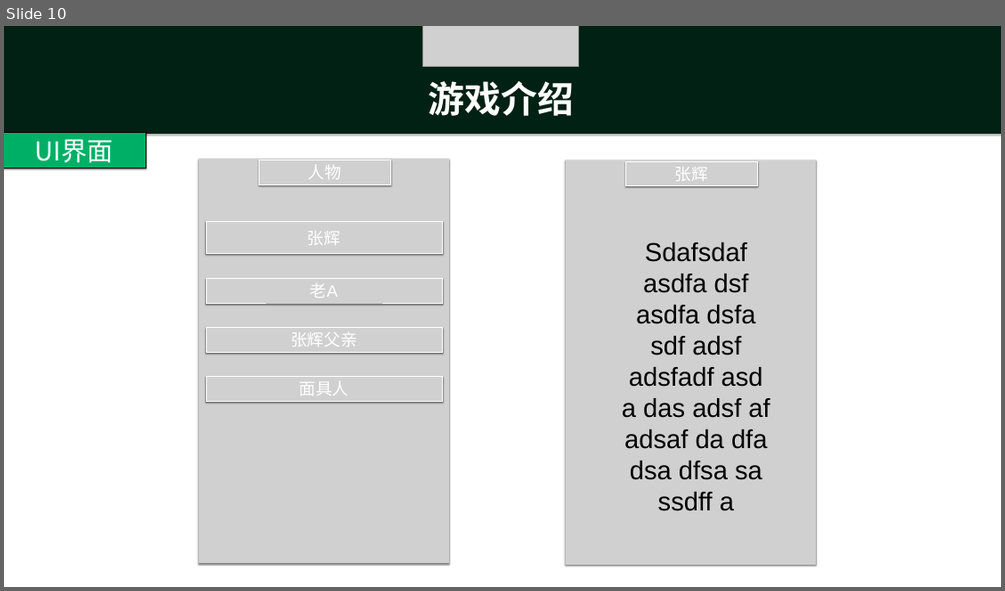
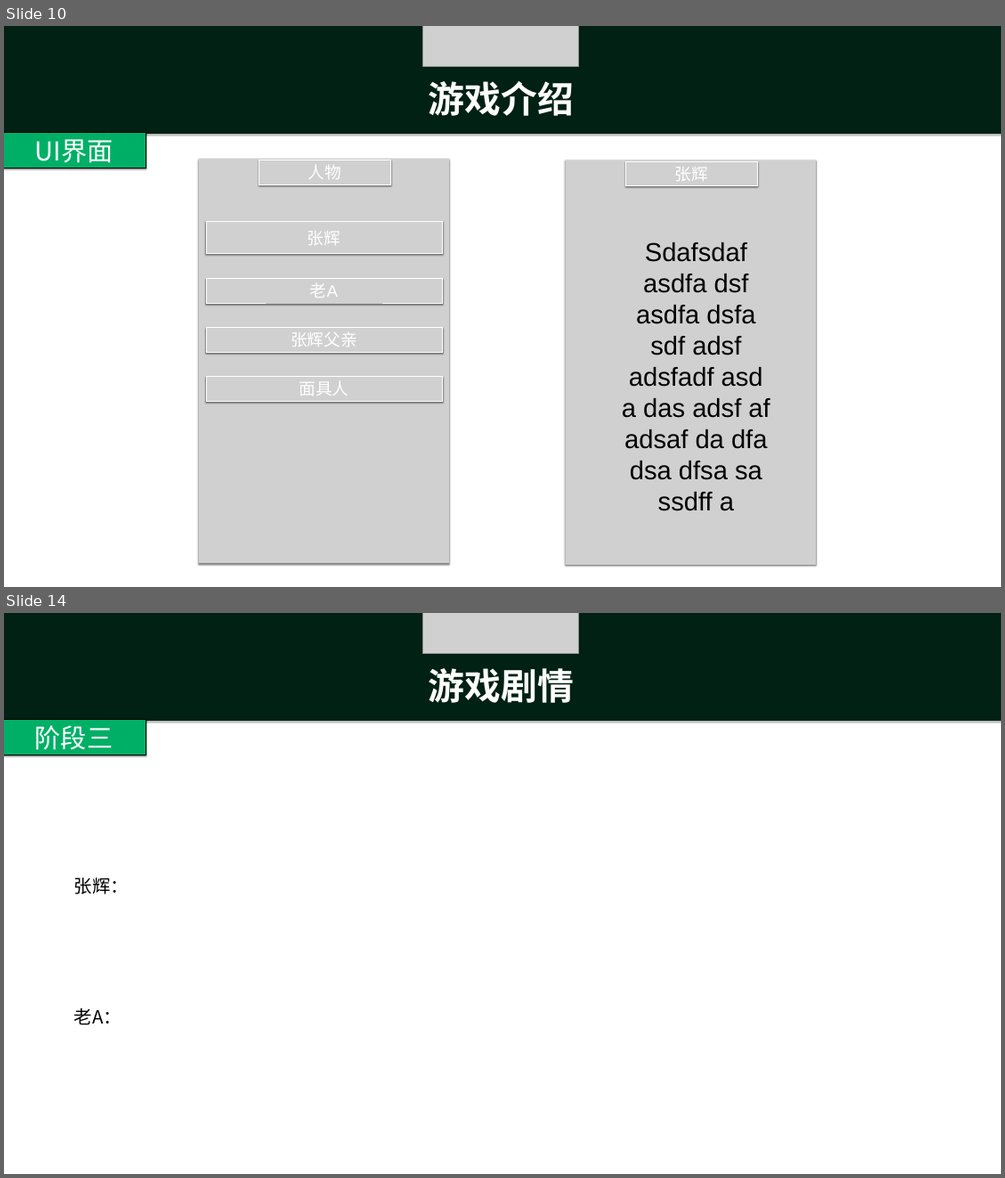
Before and after one commit to ThreePeopleGame/Death, a slide deck: 游戏内容/文字游戏新故事.pptx. Shown one above the other, each under a label of ours: slide 10 before the commit, slides 10 and 14 after it; the slides between them are not shown. The pictures are 1005x591 and 1005x1178 pixels, drawn with LibreOffice and Linux fonts; fonts in the diff are those of the drawing; grey boxes stand for pictures. Boxes give left, top, right and bottom in pixels: in the first picture for what was removed or moved away, otherwise in the second. Text is boxed around its words. In the diff, an @@ line names an element or a change of style, - is before the commit and + after.

```diff
--- a/游戏内容/文字游戏新故事.pptx
+++ b/游戏内容/文字游戏新故事.pptx
@@ slide 14 added at [4, 613, 1001, 1174], background #FFFFFF @@
@@ rectangle added at [4, 613, 1001, 721], fill #00AE66 @@
@@ rectangle added at [4, 613, 1001, 721], fill #000000 at 70% opacity @@
@@ picture added at [422, 613, 578, 653] @@
@@ text added at [429, 668, 574, 703], 70 pt, text #FFFFFF, bold @@
+游戏剧情
@@ rectangle added at [4, 719, 146, 755], fill #00AF66, outline #000000 1 pt, 50 pt, text #FFFFFF @@
+阶段三
@@ text added at [74, 877, 129, 1025], 35 pt, text #000000 @@
+张辉：
+老A：
```
Also in this commit, not shown: 2 slides changed, 3 other slides added, 1 other file.
